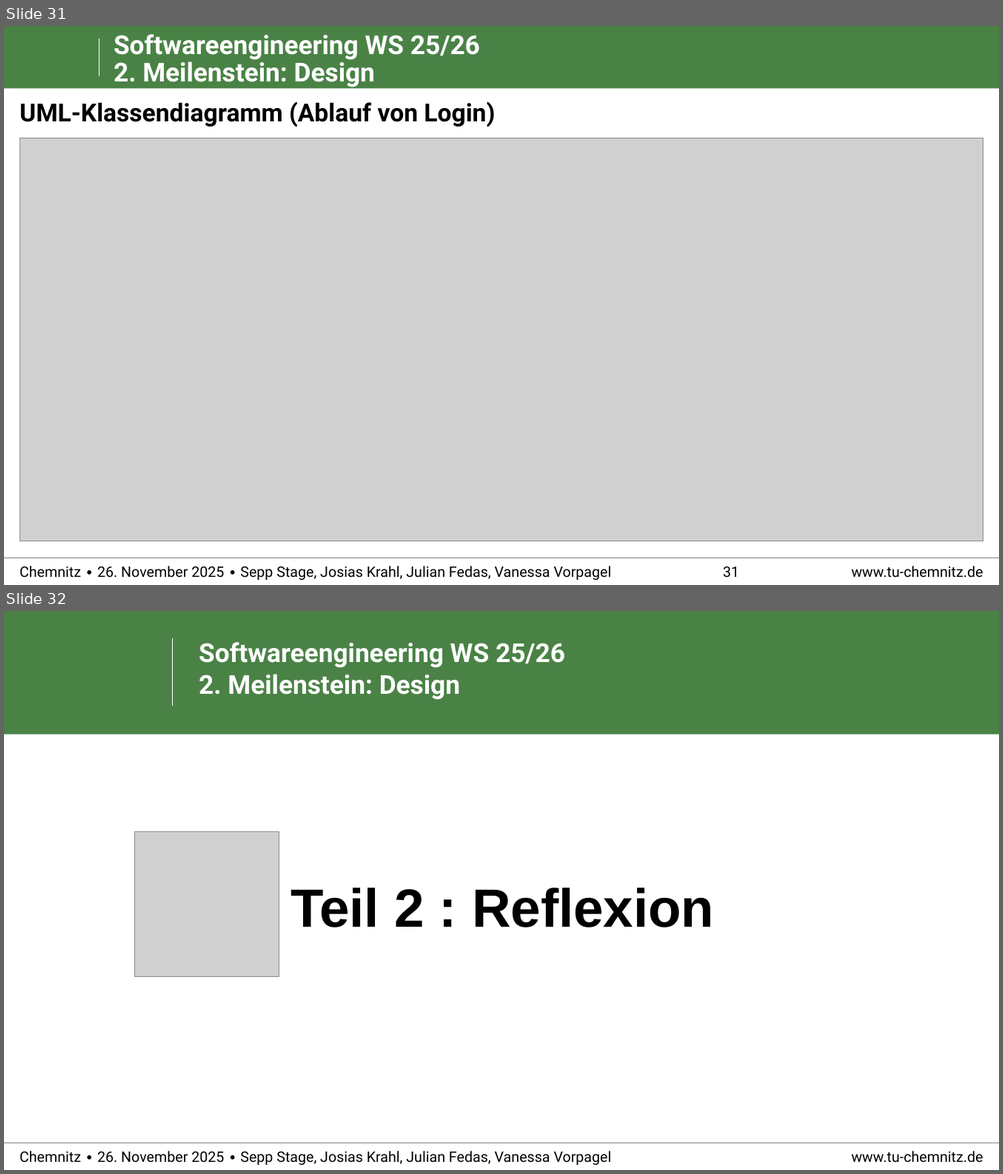
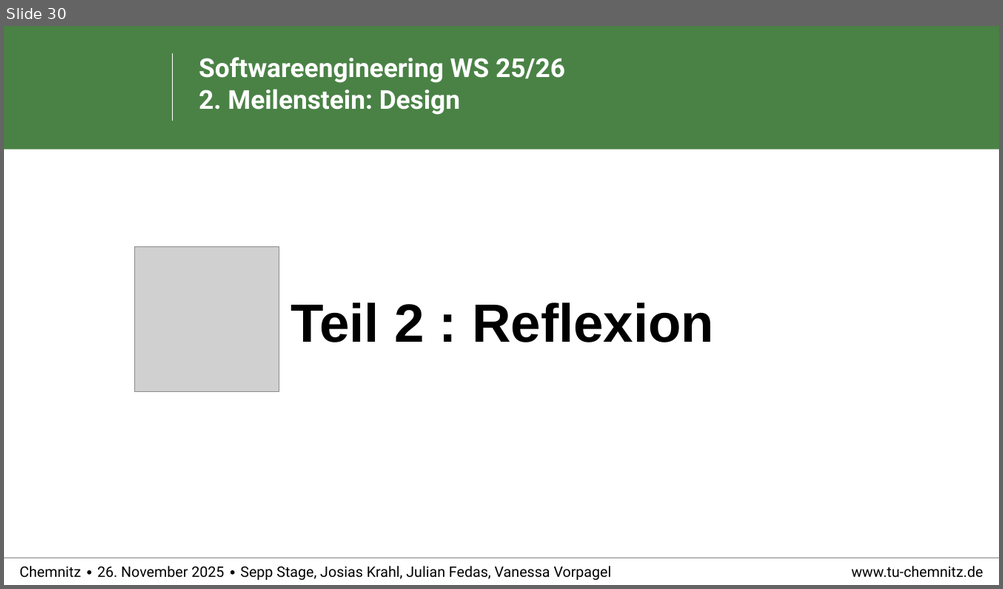
Before and after one commit to RealBiggerBo/Softwaretechnik, a slide deck: Abgabe_Meilenstein2/Meilenstein 2 - Design.pptx. Shown one above the other, each under a label of ours: slides 31 and 32 before the commit, slide 30 after it. The pictures are 1003x1174 and 1003x589 pixels, drawn with LibreOffice and Linux fonts; fonts in the diff are those of the drawing; grey boxes stand for pictures; background and template pictures are left out. Boxes give left, top, right and bottom in pixels: in the first picture for what was removed or moved away, otherwise in the second. Text is boxed around its words. In the diff, an @@ line names an element or a change of style, - is before the commit and + after.

```diff
--- a/Abgabe_Meilenstein2/Meilenstein 2 - Design.pptx
+++ b/Abgabe_Meilenstein2/Meilenstein 2 - Design.pptx
@@ slide 31 removed at (4,26,999,585), background #FFFFFF; not listed: 2 template elements that a slide beside it also shows @@
@@ rectangle removed at (4,26,999,89) @@
@@ line removed from (99, 39) to (99, 77) @@
@@ title removed at (114,34,480,87) @@
-Softwareengineering WS 25/26
-2. Meilenstein: Design
@@ text removed at (20,101,495,127) @@
-UML-Klassendiagramm (Ablauf von Login)
@@ picture removed at (20,138,983,542) @@
@@ text removed at (20,566,612,580) @@
-Chemnitz ∙ 26. November 2025 ∙ Sepp Stage, Josias Krahl, Julian Fedas, Vanessa Vorpagel
@@ page number removed at (723,567,739,578) @@
-31
@@ what was slide 32 is now slide 30 @@
```
Also in this commit, not shown: 4 slides changed, 1 other slide removed, 1 other file.
